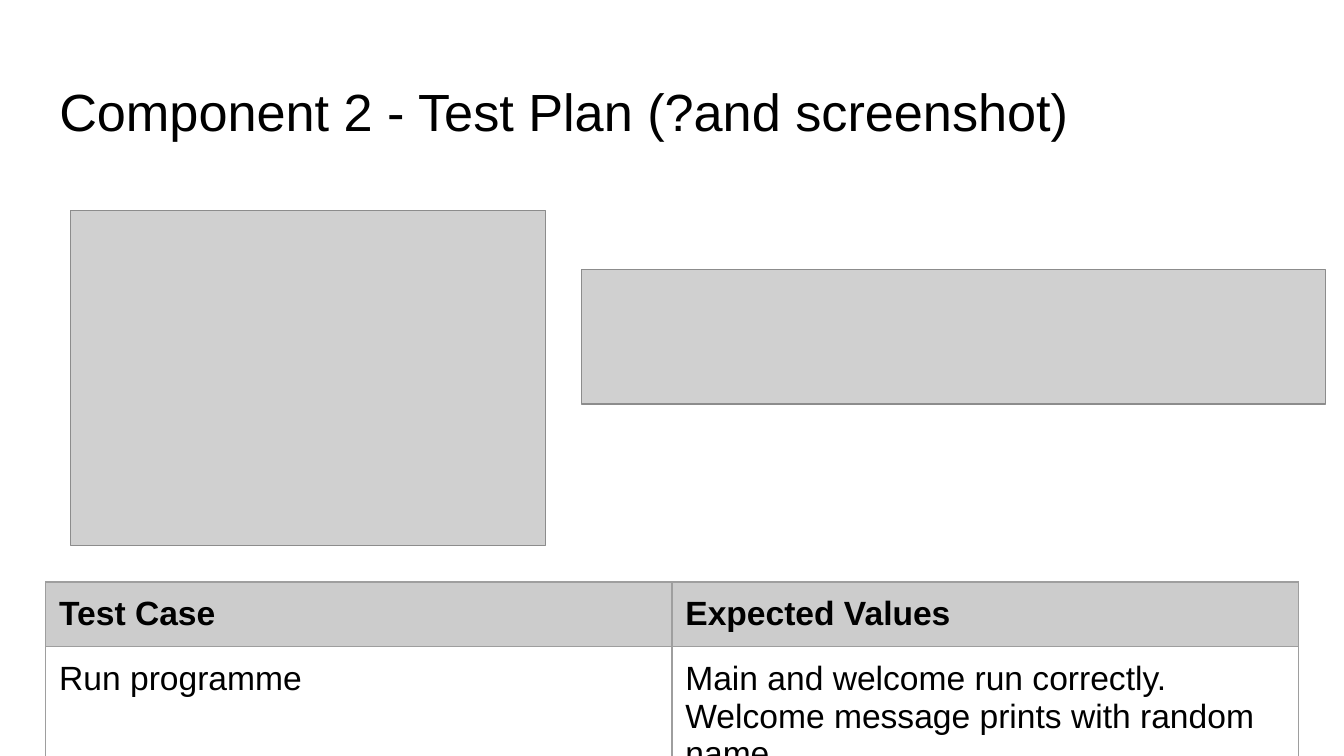
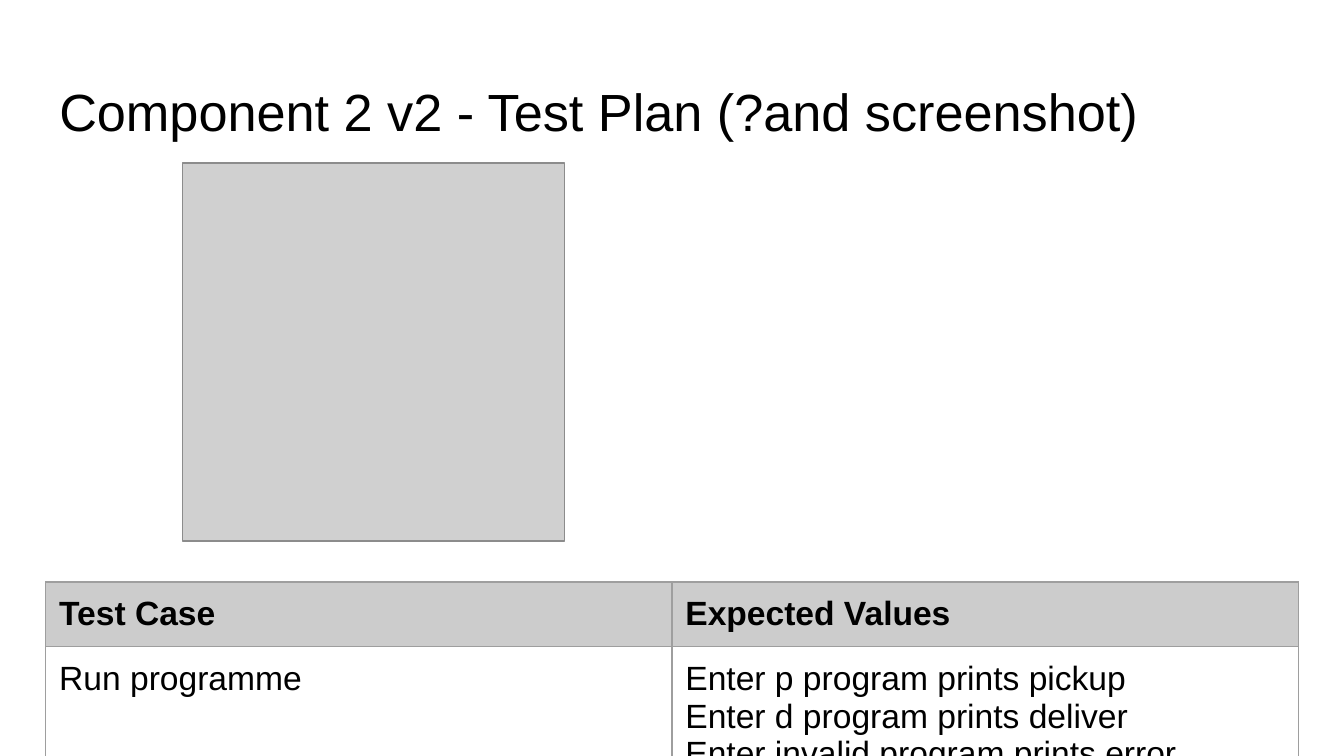
Before and after one commit to Joemamasahbsdh/pizza.bot, a slide deck: slide 9 of 022_91893+_+91897+Documentation.pptx (slide 8 before the commit). Drawn at 1344x756 pixels with LibreOffice and Linux fonts; fonts in the diff are those of the drawing; grey boxes stand for pictures. Boxes give left, top, right and bottom in pixels: in the first picture for what was removed or moved away, otherwise in the second. Text is boxed around its words. In the diff, an @@ line names an element or a change of style, - is before the commit and + after.

Commit message:
Created pick up or delivery menu
Created different versions of menu refining it in version 4

```diff
--- a/022_91893+_+91897+Documentation.pptx
+++ b/022_91893+_+91897+Documentation.pptx
@@ title at [59, 93, 1138, 141]: text changed @@
-Component 2 - Test Plan (?and screenshot)
+Component 2 v2 - Test Plan (?and screenshot)
@@ picture: place and size @@
-picture at [71, 211, 547, 546]
+picture at [183, 163, 564, 540]
@@ picture removed at [582, 270, 1327, 405] @@
@@ table at [46, 582, 1298, 756] @@
-row 2, column 2: Main and welcome run correctly. Welcome message prints with random name.
+row 2, column 2: Enter p program prints pickup / Enter d program prints deliver / Enter invalid program prints error message
```
Also in this commit, not shown: 1 other slide changed, 4 slides added, 1 other file.
